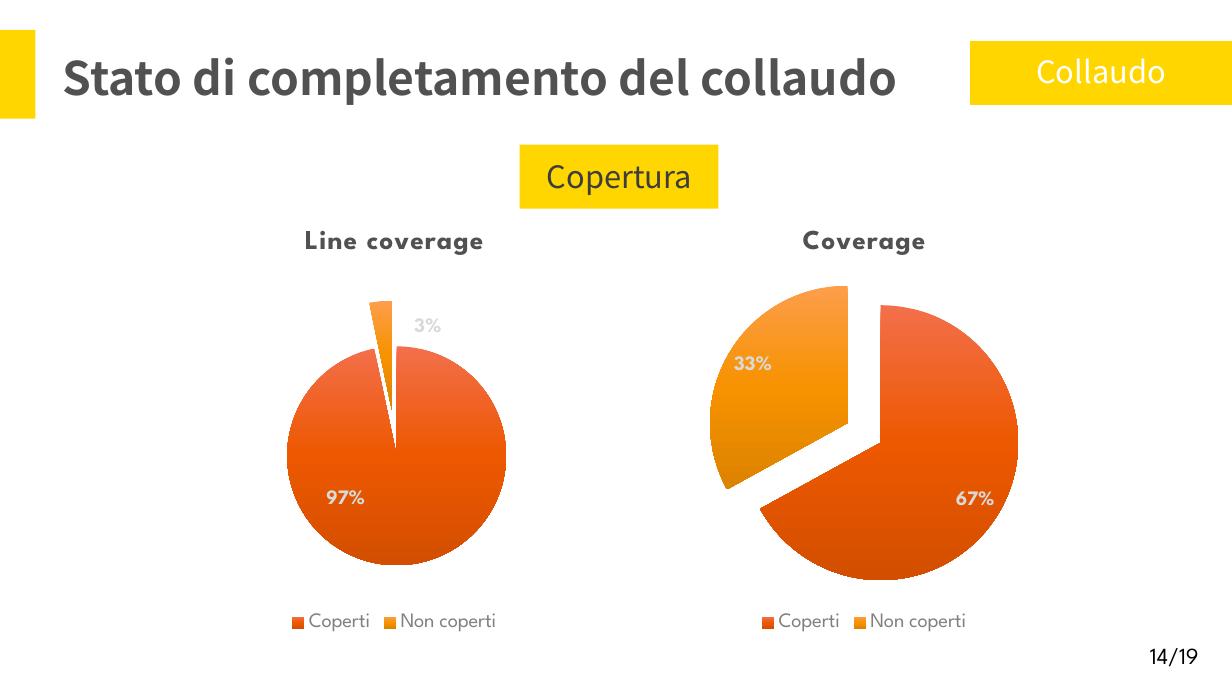
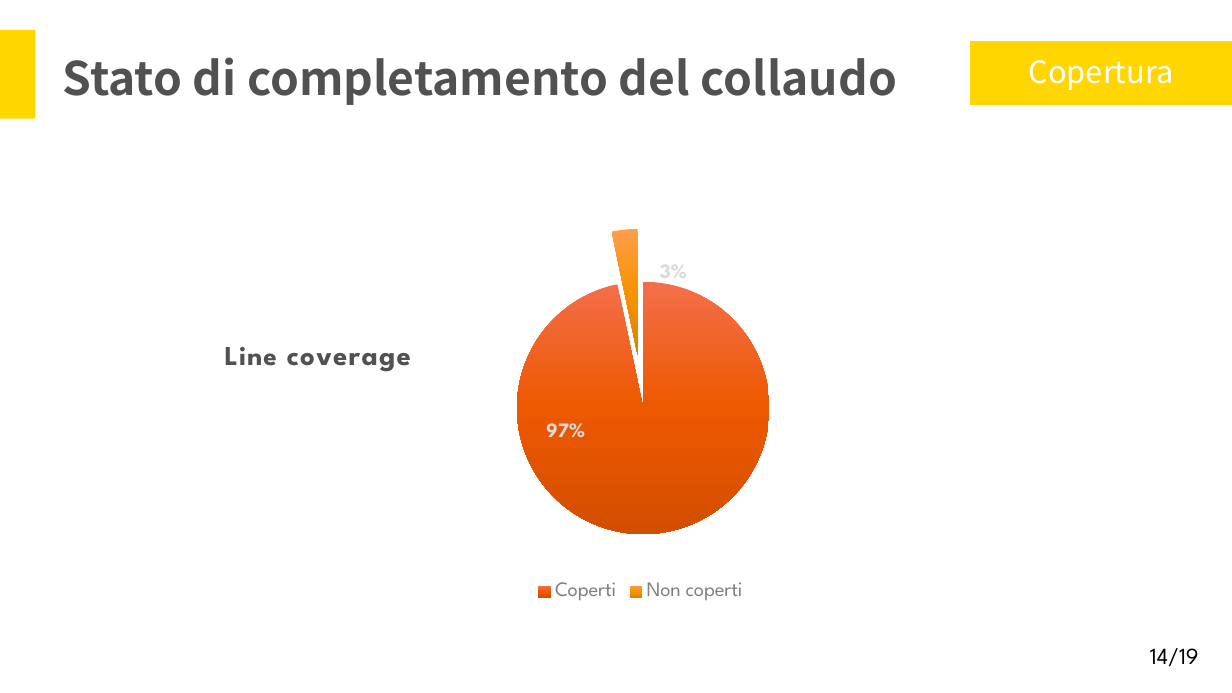
Before and after one commit to Italiaracerx/progettoSWE, a slide deck: slide 14 of Presentazioni/Presentazioni RA/Presentazione RA.pptx. Drawn at 1232x693 pixels with LibreOffice and Linux fonts; fonts in the diff are those of the drawing. Boxes give left, top, right and bottom in pixels: in the first picture for what was removed or moved away, otherwise in the second. Text is boxed around its words. In the diff, an @@ line names an element or a change of style, - is before the commit and + after.

Commit message:
modifiche presentazione

```diff
--- a/Presentazioni/Presentazioni RA/Presentazione RA.pptx
+++ b/Presentazioni/Presentazioni RA/Presentazione RA.pptx
@@ text at (x1=1029, y1=60, x2=1174, y2=90): text changed @@
-Collaudo
+Copertura
@@ pie chart resized from (x1=190, y1=209, x2=598, y2=637) to (x1=204, y1=141, x2=1077, y2=605) @@
@@ pentagon arrow removed at (x1=519, y1=145, x2=718, y2=209) @@
@@ text removed at (x1=547, y1=165, x2=692, y2=195) @@
-Copertura
@@ pie chart removed at (x1=665, y1=209, x2=1063, y2=637) @@
-title "Coverage "
-categories: Coperti, Non coperti
-Series 1: 67, 33, -, -
```
